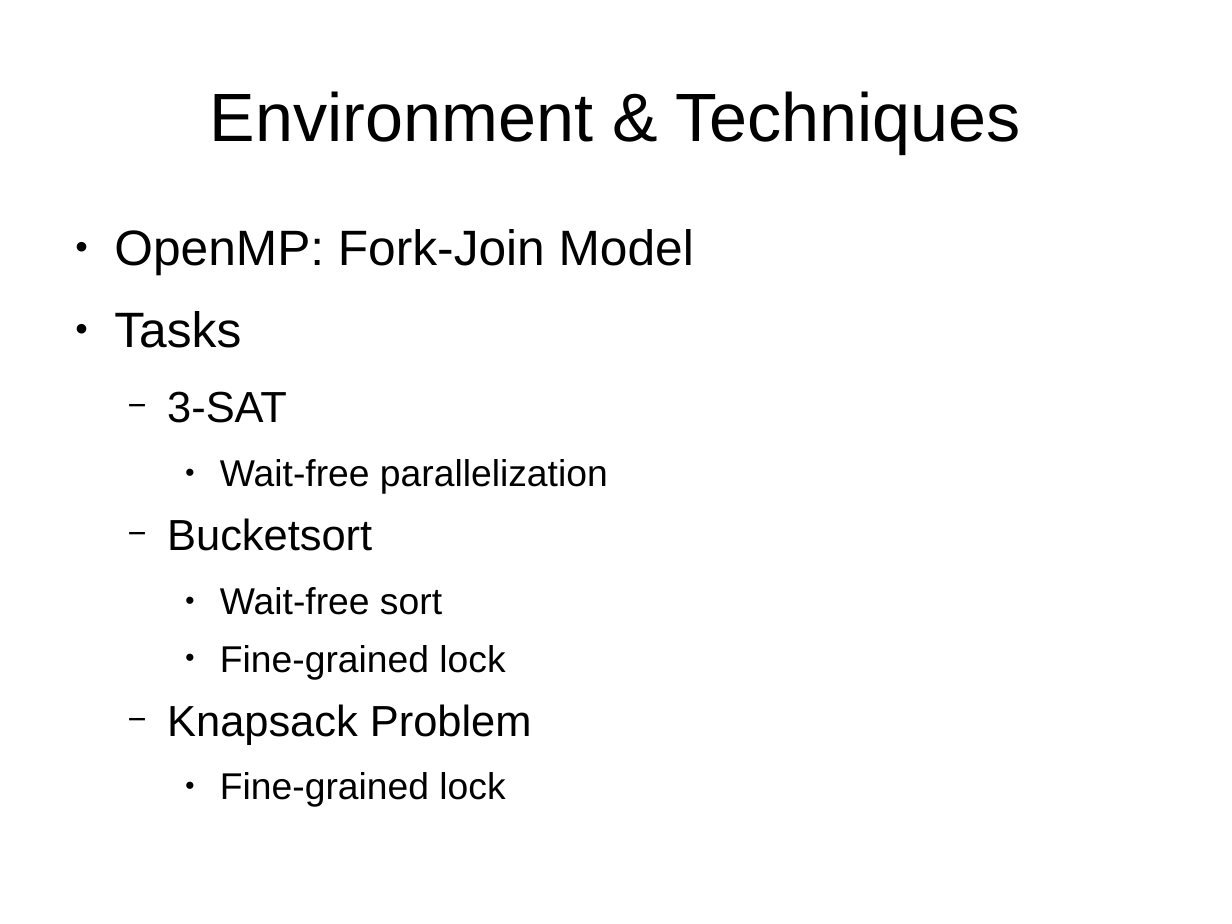
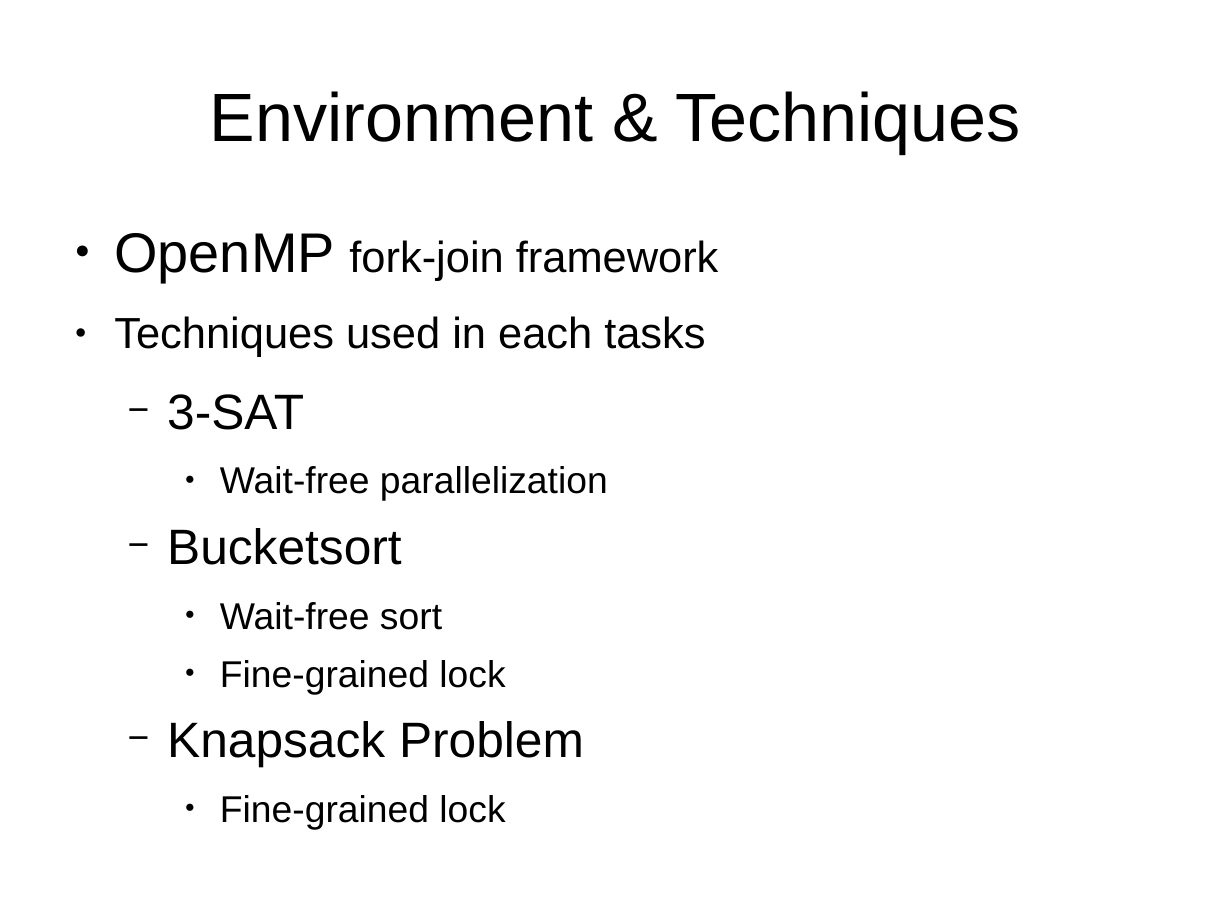
Before and after one commit to ViEiraCaRdOsO/L-FCDS_2015, a slide deck: slide 2 of README.odp. Drawn at 1232x924 pixels with LibreOffice and Linux fonts; fonts in the diff are those of the drawing. Boxes give left, top, right and bottom in pixels: in the first picture for what was removed or moved away, otherwise in the second. Text is boxed around its words. In the diff, an @@ line names an element or a change of style, - is before the commit and + after.

```diff
--- a/README.odp
+++ b/README.odp
@@ text at [114, 233, 719, 357]: text changed; size 32 to 28 pt @@
-● OpenMP: Fork-Join Model
-● Tasks
+● OpenMP fork-join framework
+● Techniques used in each tasks
@@ text at [167, 394, 584, 766]: size 28 to 32 pt in "3-SAT", "Bucketsort", "Knapsack Problem" @@
```
Also in this commit, not shown: 5 other slides changed, 2 slides added, 2 slides removed, 11 other files.
